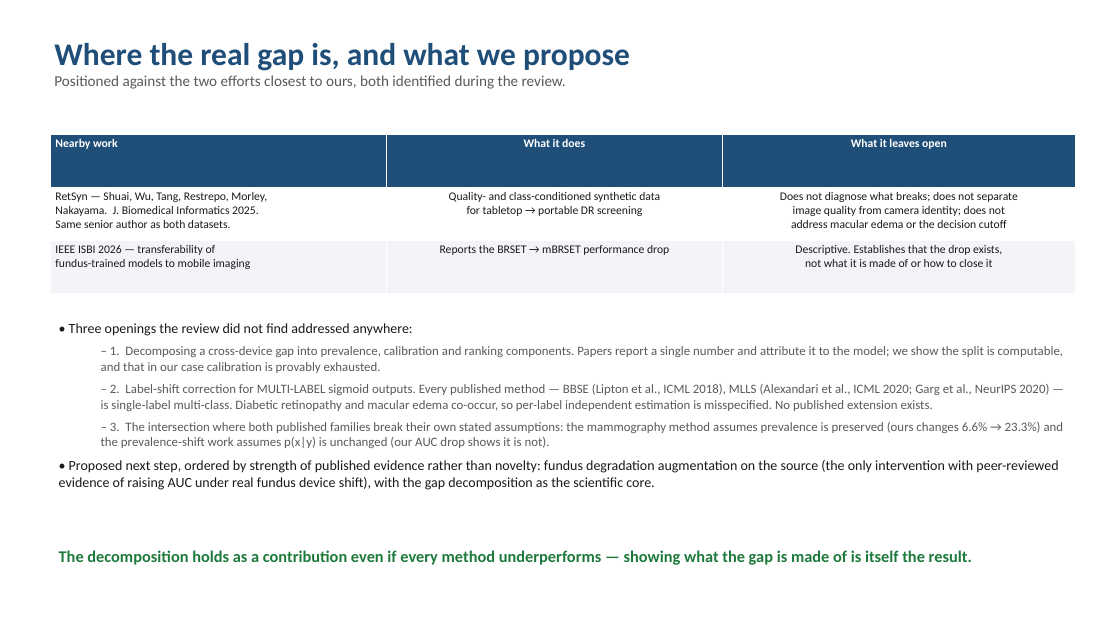
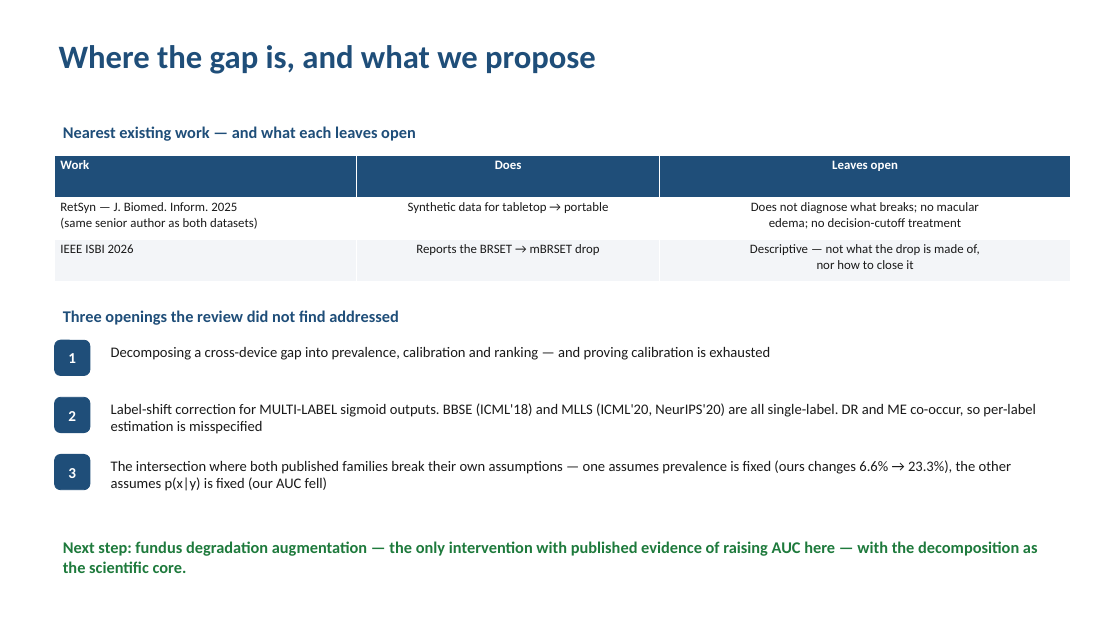
Before and after one commit to Sahith59/brset-convnextv2, a slide deck: slide 5 of presentation/BRSET_Part2_LiteratureReview.pptx. Drawn at 1120x630 pixels with LibreOffice and Linux fonts; fonts in the diff are those of the drawing. Boxes give left, top, right and bottom in pixels: in the first picture for what was removed or moved away, otherwise in the second. Text is boxed around its words. In the diff, an @@ line names an element or a change of style, - is before the commit and + after.

```diff
--- a/presentation/BRSET_Part2_LiteratureReview.pptx
+++ b/presentation/BRSET_Part2_LiteratureReview.pptx
@@ text at (59,45,596,74): text changed; size 13 to 28 pt; text colour #5A5A5A to #1F4E79; bold on @@
-Where the real gap is, and what we propose
-Positioned against the two efforts closest to ours, both identified during the review.
+Where the gap is, and what we propose
@@ text added at (63,126,416,141), 14 pt, text #1F4E79, bold @@
+Nearest existing work — and what each leaves open
@@ table at (55,155,1071,281) @@
-row 1: Nearby work | What it does | What it leaves open
+row 1: Work | Does | Leaves open
-row 2: RetSyn — Shuai, Wu, Tang, Restrepo, Morley, / Nakayama. J. Biomedical Informatics 2025. / Same senior author as both datasets. | Quality- and class-conditioned synthetic data / for tabletop → portable DR screening | Does not diagnose what breaks; does not separate / image quality from camera identity; does not / address macular edema or the decision cutoff
+row 2: RetSyn — J. Biomed. Inform. 2025 / (same senior author as both datasets) | Synthetic data for tabletop → portable | Does not diagnose what breaks; no macular / edema; no decision-cutoff treatment
-row 3: IEEE ISBI 2026 — transferability of / fundus-trained models to mobile imaging | Reports the BRSET → mBRSET performance drop | Descriptive. Establishes that the drop exists, / not what it is made of or how to close it
+row 3: IEEE ISBI 2026 | Reports the BRSET → mBRSET drop | Descriptive — not what the drop is made of, / nor how to close it
@@ fill #F2F4F7 to #F3F5F8 in row 3 @@
@@ table: place and size @@
-table at (50,134,1075,294)
+table at (55,155,1071,281)
@@ text removed at (59,323,1064,490) @@
-• Three openings the review did not find addressed anywhere:
-  – 1. Decomposing a cross-device gap into prevalence, calibration and ranking components. Papers report a single number and attribute it to the model; we show the split is computable, and that in our case calibration is provably exhausted.
-  – 2. Label-shift correction for MULTI-LABEL sigmoid outputs. Every published method — BBSE (Lipton et al., ICML 2018), MLLS (Alexandari et al., ICML 2020; Garg et al., NeurIPS 2020) — is single-label multi-class. Diabetic retinopathy and macular edema co-occur, so per-label independent estimation is misspecified. No published extension exists.
-  – 3. The intersection where both published families break their own stated assumptions: the mammography method assumes prevalence is preserved (ours changes 6.6% → 23.3%) and the prevalence-shift work assumes p(x|y) is unchanged (our AUC drop shows it is not).
-• Proposed next step, ordered by strength of published evidence rather than novelty: fundus degradation augmentation on the source (the only intervention with peer-reviewed evidence of raising AUC under real fundus device shift), with the gap decomposition as the scientific core.
@@ text added at (63,310,399,325), 14 pt, text #1F4E79, bold @@
+Three openings the review did not find addressed
@@ rounded rectangle added at (55,340,90,376), fill #1F4E79, outline #1F4E79 0.75 pt, 13 pt, text #FFFFFF, bold @@
+1
@@ text added at (111,347,770,360), 12.5 pt, text #1A1A1A @@
+Decomposing a cross-device gap into prevalence, calibration and ranking — and proving calibration is exhausted
@@ rounded rectangle added at (55,397,90,433), fill #1F4E79, outline #1F4E79 0.75 pt, 13 pt, text #FFFFFF, bold @@
+2
@@ text added at (111,403,1036,434), 12.5 pt, text #1A1A1A @@
+Label-shift correction for MULTI-LABEL sigmoid outputs. BBSE (ICML'18) and MLLS (ICML'20, NeurIPS'20) are all single-label. DR and ME co-occur, so per-label estimation is misspecified
@@ rounded rectangle added at (55,455,90,490), fill #1F4E79, outline #1F4E79 0.75 pt, 13 pt, text #FFFFFF, bold @@
+3
@@ text added at (111,460,1012,491), 12.5 pt, text #1A1A1A @@
+The intersection where both published families break their own assumptions — one assumes prevalence is fixed (ours changes 6.6% → 23.3%), the other assumes p(x|y) is fixed (our AUC fell)
@@ text removed at (59,550,972,565) @@
-The decomposition holds as a contribution even if every method underperforms — showing what the gap is made of is itself the result.
@@ text added at (63,541,1038,573), 14 pt, text #1E7A3C, bold @@
+Next step: fundus degradation augmentation — the only intervention with published evidence of raising AUC here — with the decomposition as the scientific core.
```
Also in this commit, not shown: 5 other slides changed, 1 other file.
